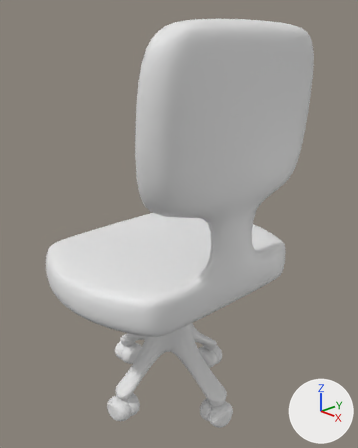
One commit to the Blender file maps/New styles/Dimensional/Andrea/office chair UV.blend: the scene before it, then after it.
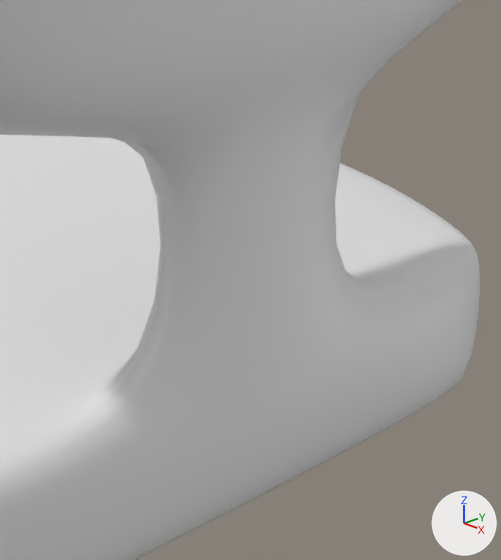
There are two pictures of each version: one whole from a 50 mm camera at (2.25, -2.03, 2.41) aimed at (0.06, 0.04, 1.3), one close up on the part from 49% to 81% of the width and 42% to 71% of the height. Every picture has the same lights, and +X, +Y and +Z are marked at lower right. Materials are left out; every surface is plain grey.

In view in the first close-up: 'Chair.005'.
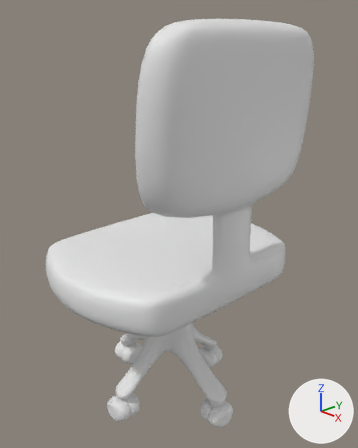
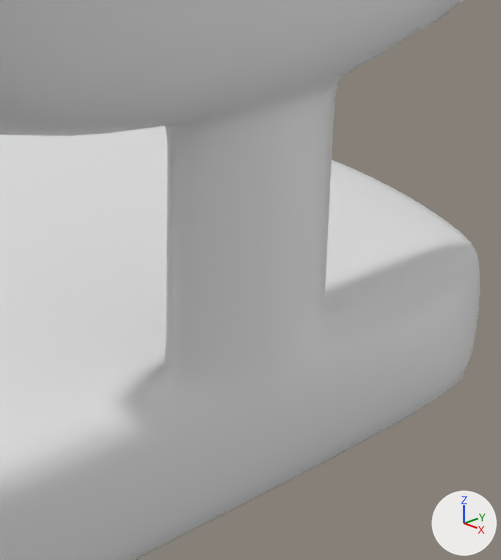
Where the newer file only moved an object's origin or applied its transform, the numbers keep the older frame.

The change, as a list of edits to the scene's bpy script:
```text
Change me_cube_010:
    used by ob_chair_005; location = (0.0, 0.0, 1.039); rotation_euler = (0.0, 0.0, -3.142), in degrees (0, 0, -180); scale = (0.835, 0.835, 0.121)
    verts and faces of me_cube_010; kept vertices keep their numbers, new ones are numbered from 704
    before: 24 (-0.6, -0.2, 1.2), 25 (-0.6, 0.2, 1.2), 26 (-0.7, 0.2, 0.9), 27 (-0.7, -0.2, 0.9), 28 (-0.6, -0.2, 4.2)
    before: 29 (-0.6, 0.2, 4.2), 30 (-0.7, 0.2, 4.1), 37 (-0.7, -0.2, 4.1)
    remove me_cube_010.from_pydata(...)  # 704 vertices, 646 faces; spans x -0.8..0.7, y -0.9..0.9, z -8.4..12.2
    add me_cube_010.from_pydata(...)  # 712 vertices, 653 faces; spans x -0.8..0.7, y -0.9..0.9, z -8.4..12.2
    me_cube_010 part 1
    add delete_faces([(26, 27, 37, 30), (24, 25, 29, 28), (24, 28, 37, 27), (25, 26, 30, 29)])
    add for new, old in zip([*range(704, 708)], [28, 29, 30, 37]): verts[new] = verts[old] + (0.0, 0.0, -0.2)
    add for new, old in zip([*range(708, 712)], [*range(24, 28)]): verts[new] = verts[old] + (0.0, 0.0, 0.2)
    add faces += [(30, 706, 707, 37), (28, 704, 705, 29), (28, 37, 707, 704), (29, 705, 706, 30), (705, 709, 710, 706), (704, 707, 711, 708)]  # smooth
    add faces += [(704, 708, 709, 705), (706, 710, 711, 707), (26, 27, 711, 710), (24, 25, 709, 708), (24, 708, 711, 27), (25, 26, 710, 709)]  # smooth
```

What differs and where, as boxes (x1, y1, x2, y2) in the close-ups (501 x 560 px):
part 1 of me_cube_010, built on: after (138, 68, 355, 405)
